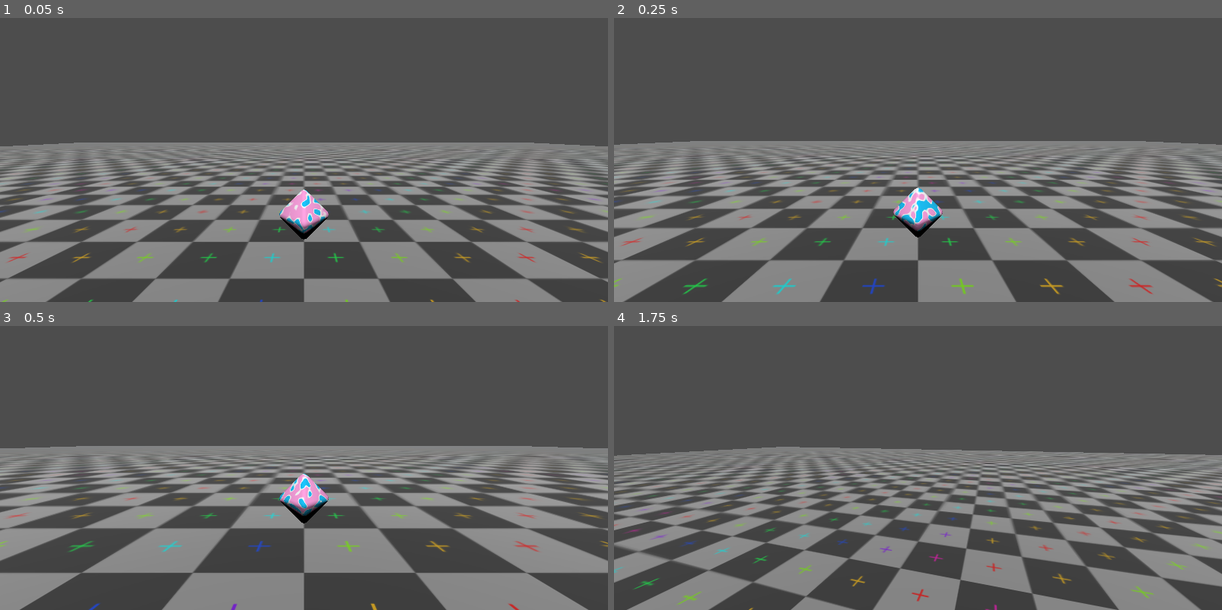
Above: before the commit, frames 1-4 (two rows, left to right).
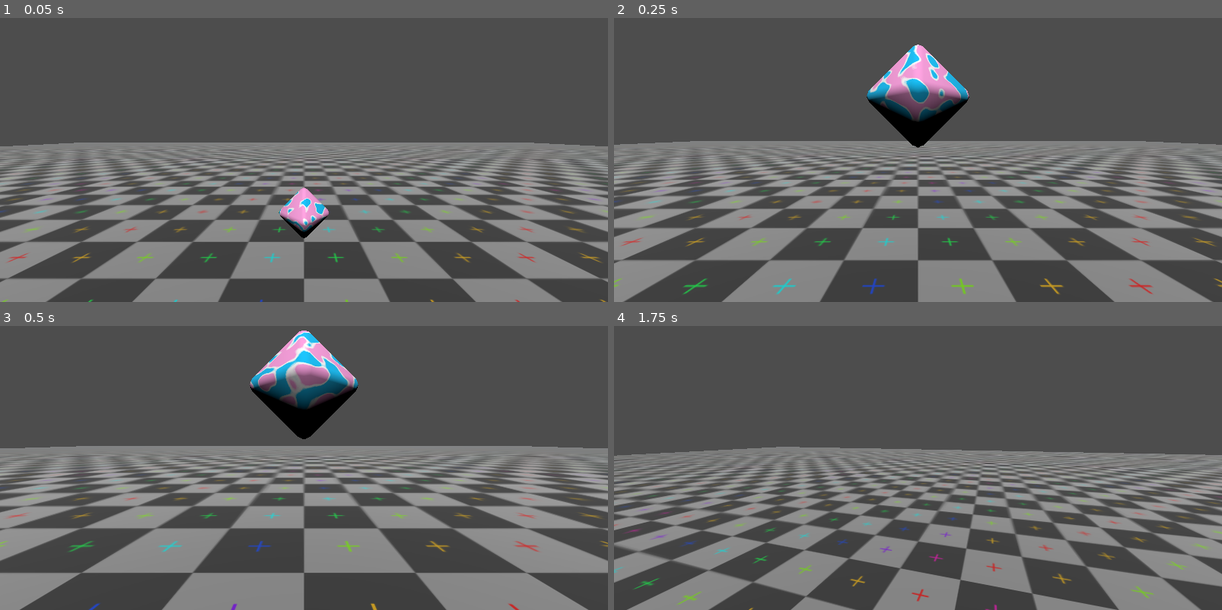
Above: after the commit, the same moments.

Repository: dairycultist/New-Hand-in-Mootown
Game: Godot game, scene res://world.tscn
Two runs of this game, one before a commit and one after it. Both use one fixed random seed, a clock stepped at 60 frames per second and the inputs below.
Inputs (mouse positions are in pixels of both pictures, inside the frame that each line leads up to):
- Up to frame 1 (0.05 s): no input
- Up to frame 2 (0.25 s): no input
- Up to frame 3 (0.5 s): no input
- Up to frame 4 (1.75 s): tap Enter (ui_accept) at 0.5, 0.77, 1.52 s; move the mouse to (948, 436) at 0.52 s; hold Up (ui_up) from 0.53 s (still down); tap E (interact, bound only after the commit) at 0.6, 1.35 s; move the mouse to (887, 439) at 1.27 s

The runs differ from the first frame. In frame 1, 0.5% of the frame differs, in the area x 45-55%, y 59-79%; in frame 2, 4.0%; in frame 3, 4.6%, in the area x 41-59%, y 1-70%; in frame 4, nothing differs.

Commit message:
Workshop holding

Diff:
--- a/player_controller.gd
+++ b/player_controller.gd
@@ -1,5 +1,7 @@
 extends CharacterBody3D
 
+@export var hold_anchor : Node3D
+@export var held : RigidBody3D
 @export var camera : Camera3D
 @export var mouse_sensitivity := 0.3
 @export var walk_speed := 5
@@ -11,7 +13,14 @@
 func _ready() -> void:
 	Input.set_mouse_mode(Input.MOUSE_MODE_CAPTURED)
 
+	held.linear_damp = 10
+	held.gravity_scale = 0
+
 func _process(delta: float) -> void:
+
+	if held != null:
+		# apply force that is the difference in position
+		held.apply_central_force((hold_anchor.global_position - held.global_position) * 100)
 
 	# movement
 	var input_dir := Input.get_vector("ui_left", "ui_right", "ui_up", "ui_down")
@@ -35,6 +44,11 @@
 
 func _input(event):
 
+	if (event.is_action_released("interact") && held):
+		held.linear_damp = 0
+		held.gravity_scale = 1
+		held = null
+
 	if event.is_action_pressed("pause"):
 
 		if Input.mouse_mode == Input.MOUSE_MODE_CAPTURED:
--- a/project.godot
+++ b/project.godot
@@ -22,3 +22,8 @@
 "events": [Object(InputEventKey,"resource_local_to_scene":false,"resource_name":"","device":-1,"window_id":0,"alt_press …(195 unchanged characters)…
 ]
 }
+interact={
+"deadzone": 0.2,
+"events": [Object(InputEventKey,"resource_local_to_scene":false,"resource_name":"","device":-1,"window_id":0,"alt_pressed":false,"shift_pressed":false,"ctrl_pressed":false,"meta_pressed":false,"pressed":false,"keycode":0,"physical_keycode":69,"key_label":0,"unicode":101,"location":0,"echo":false,"script":null)
+]
+}
--- a/world.tscn
+++ b/world.tscn
@@ -24,9 +24,11 @@
 
 [node name="World" type="Node3D"]
 
-[node name="Player" type="CharacterBody3D" parent="." node_paths=PackedStringArray("camera")]
+[node name="Player" type="CharacterBody3D" parent="." node_paths=PackedStringArray("hold_anchor", "held", "camera")]
 transform = Transform3D(1, 0, 0, 0, 1, 0, 0, 0, 1, 0, 1, 0)
 script = ExtResource("1_fj7yv")
+hold_anchor = NodePath("Camera3D/Hold Anchor")
+held = NodePath("../Chip")
 camera = NodePath("Camera3D")
 
 [node name="CollisionShape3D" type="CollisionShape3D" parent="Player"]
@@ -35,6 +37,9 @@
 
 [node name="Camera3D" type="Camera3D" parent="Player"]
 transform = Transform3D(1, 0, 0, 0, 1, 0, 0, 0, 1, 0, 1.5, 0)
+
+[node name="Hold Anchor" type="Node3D" parent="Player/Camera3D"]
+transform = Transform3D(1, 0, 0, 0, 1, 0, 0, 0, 1, 0, 0, -2)
 
 [node name="Floor" type="StaticBody3D" parent="."]
 
